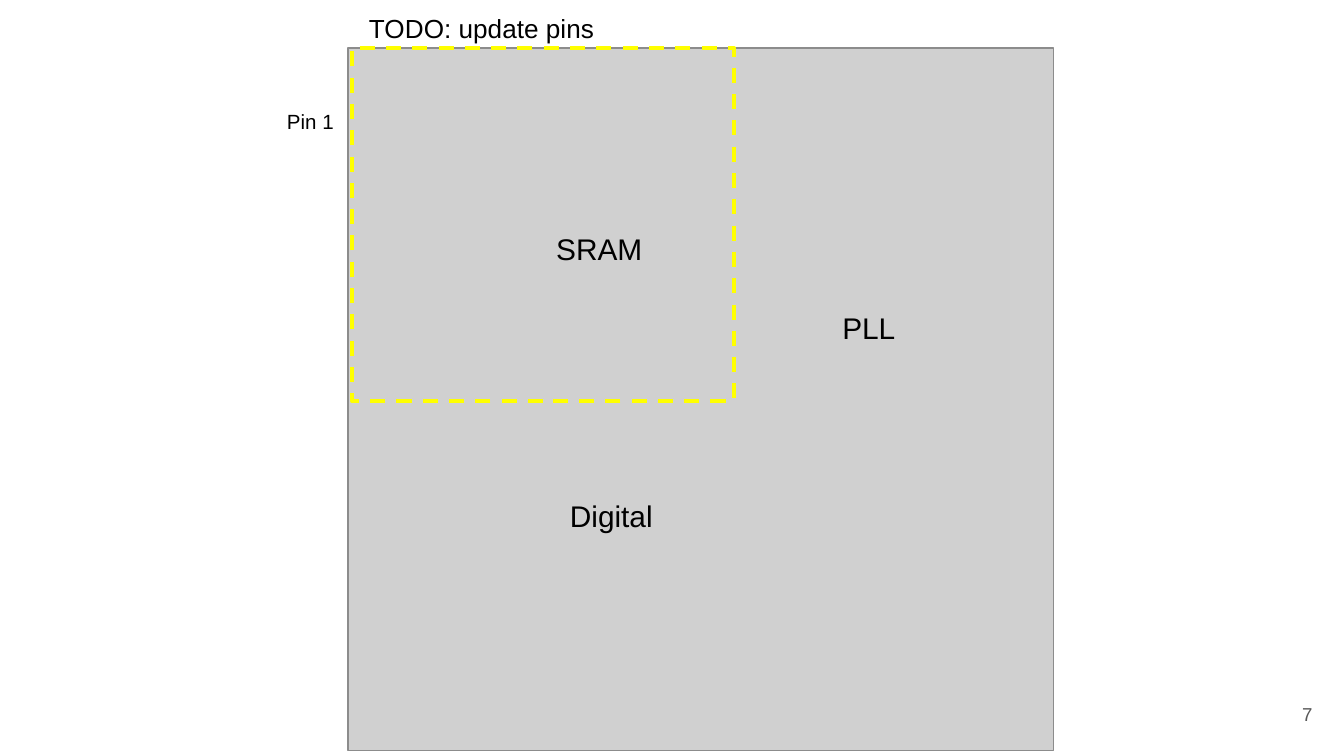
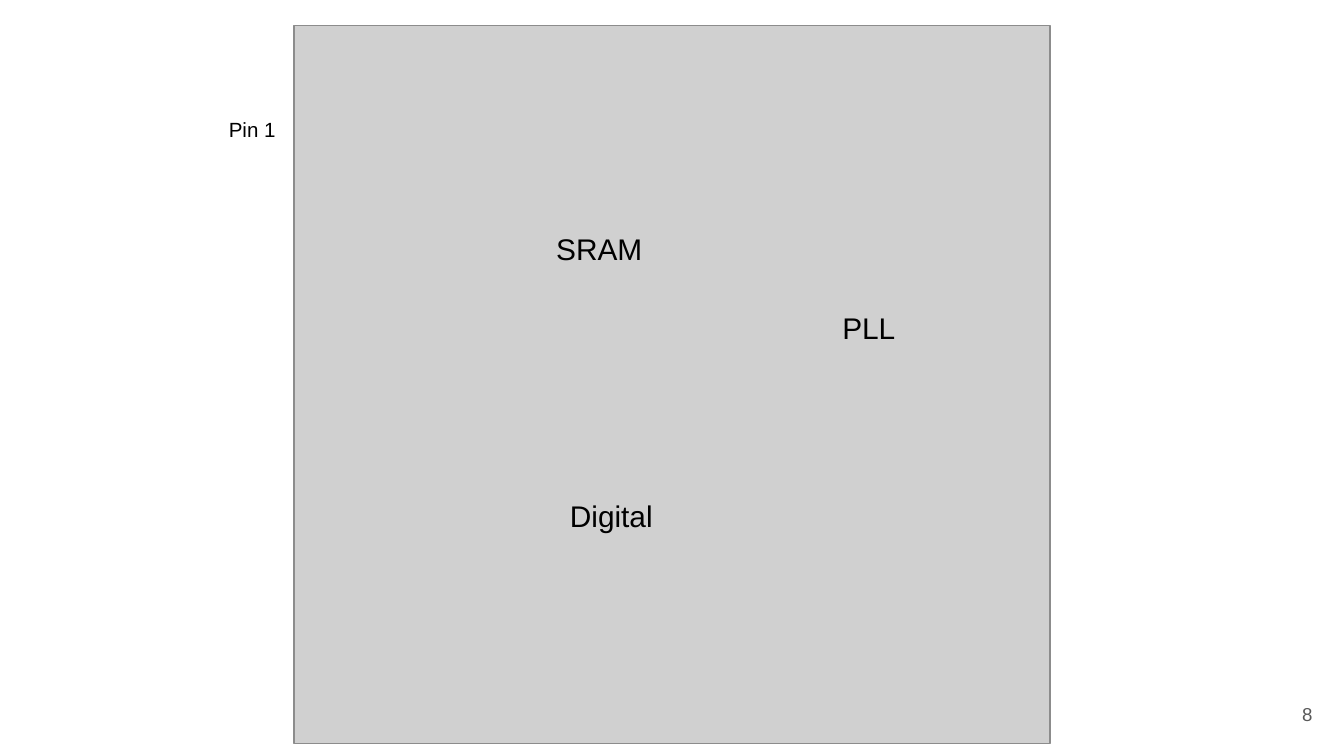
Before and after one commit to rahulk29/stac-pcb, a slide deck: slide 8 of Files_for_TestPlan_BoardPhysicalPlan/Board_Physical_Plan_stac_pcb.pptx (slide 7 before the commit). Drawn at 1344x756 pixels with LibreOffice and Linux fonts; fonts in the diff are those of the drawing; grey boxes stand for pictures. Boxes give left, top, right and bottom in pixels: in the first picture for what was removed or moved away, otherwise in the second. Text is boxed around its words. In the diff, an @@ line names an element or a change of style, - is before the commit and + after.

```diff
--- a/Files_for_TestPlan_BoardPhysicalPlan/Board_Physical_Plan_stac_pcb.pptx
+++ b/Files_for_TestPlan_BoardPhysicalPlan/Board_Physical_Plan_stac_pcb.pptx
@@ picture: place and size @@
-picture at (348,48,1054,751)
+picture at (294,26,1050,743)
@@ text removed at (369,19,594,44) @@
-TODO: update pins
@@ rectangle removed at (352,48,735,402) @@
@@ text "Pin 1": place and size @@
-text "Pin 1" at (287,114,333,129)
+text "Pin 1" at (229,122,275,137)
@@ page number at (1302,708,1312,721): text changed @@
-7
+8
```
Also in this commit, not shown: 2 other slides changed, 1 slide added, 1 other file.
